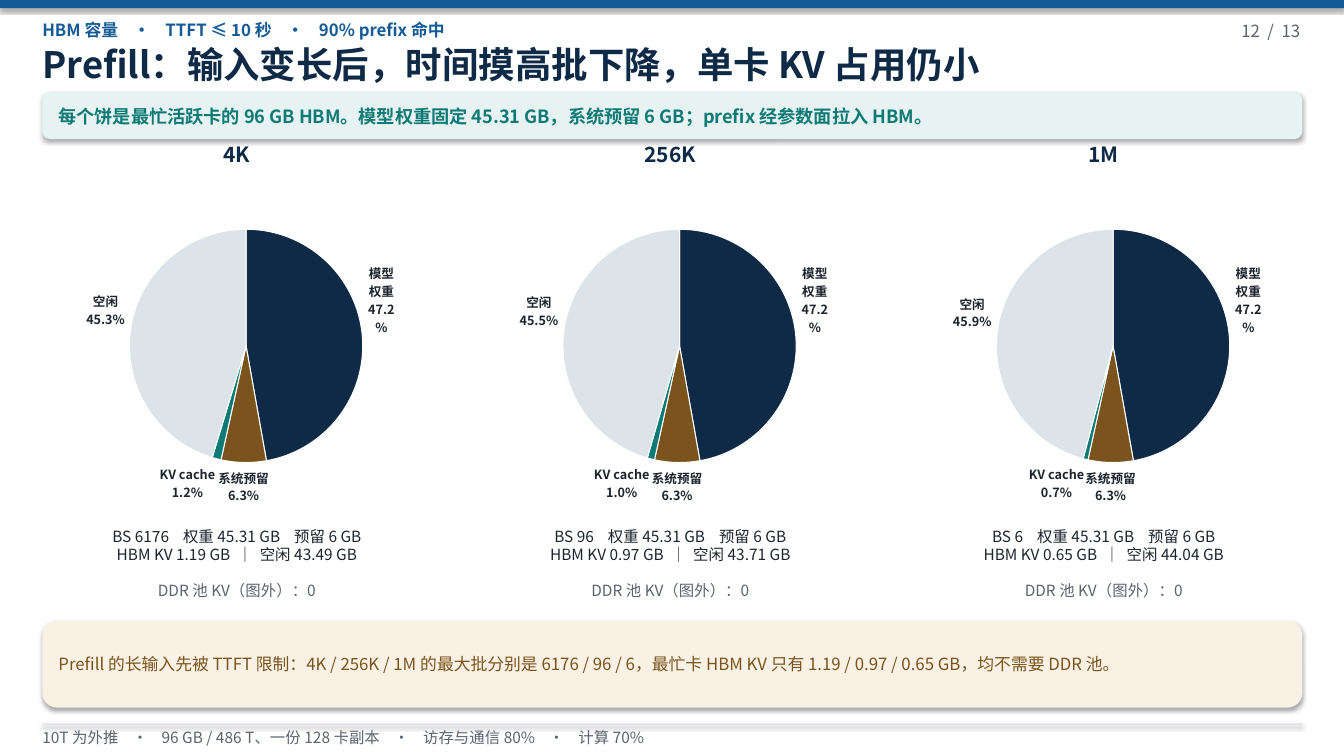
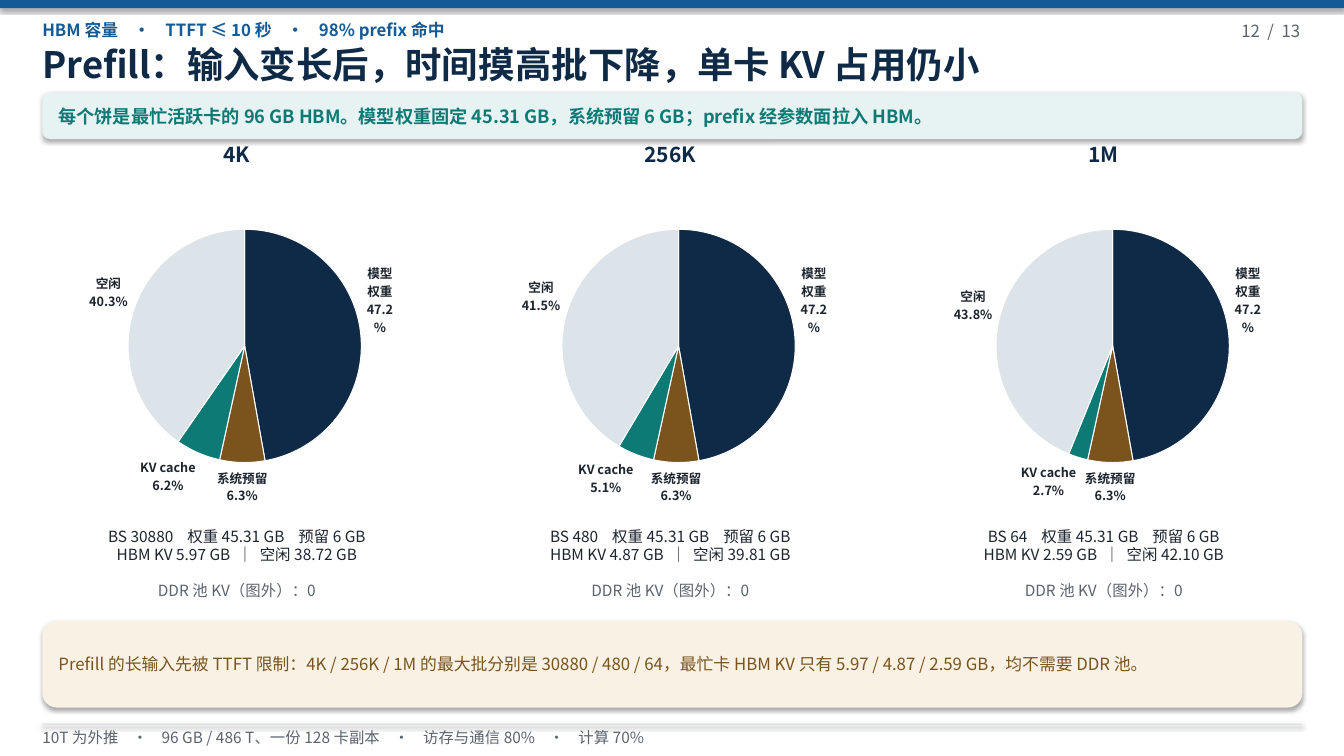
Before and after one commit to 69515164-rgb/UCL-MPComm, a slide deck: slide 12 of docs/deepseek-96g-slo.pptx. Drawn at 1344x756 pixels with LibreOffice and Linux fonts; fonts in the diff are those of the drawing. Boxes give left, top, right and bottom in pixels: in the first picture for what was removed or moved away, otherwise in the second. Text is boxed around its words. In the diff, an @@ line names an element or a change of style, - is before the commit and + after.

```diff
--- a/docs/deepseek-96g-slo.pptx
+++ b/docs/deepseek-96g-slo.pptx
@@ text at (x1=42, y1=21, x2=445, y2=40): text changed @@
-HBM 容量 · TTFT ≤ 10 秒 · 90% prefix 命中
+HBM 容量 · TTFT ≤ 10 秒 · 98% prefix 命中
@@ pie chart at (x1=42, y1=173, x2=432, y2=518) @@
@@ Series 1, KV cache: 1.2 to 6.2 @@
@@ Series 1, 空闲: 45.3 to 40.3 @@
@@ pie chart at (x1=476, y1=173, x2=865, y2=518) @@
@@ Series 1, KV cache: 1 to 5.1 @@
@@ Series 1, 空闲: 45.5 to 41.5 @@
@@ pie chart at (x1=909, y1=173, x2=1299, y2=518) @@
@@ Series 1, KV cache: 0.7 to 2.7 @@
@@ Series 1, 空闲: 45.9 to 43.8 @@
@@ text at (x1=108, y1=529, x2=366, y2=561): text changed @@
-BS 6176 权重 45.31 GB 预留 6 GB
-HBM KV 1.19 GB ｜ 空闲 43.49 GB
+BS 30880 权重 45.31 GB 预留 6 GB
+HBM KV 5.97 GB ｜ 空闲 38.72 GB
@@ text at (x1=550, y1=529, x2=791, y2=562): text changed @@
-BS 96 权重 45.31 GB 预留 6 GB
-HBM KV 0.97 GB ｜ 空闲 43.71 GB
+BS 480 权重 45.31 GB 预留 6 GB
+HBM KV 4.87 GB ｜ 空闲 39.81 GB
@@ text at (x1=984, y1=529, x2=1224, y2=561): text changed @@
-BS 6 权重 45.31 GB 预留 6 GB
-HBM KV 0.65 GB ｜ 空闲 44.04 GB
+BS 64 权重 45.31 GB 预留 6 GB
+HBM KV 2.59 GB ｜ 空闲 42.10 GB
@@ text at (x1=58, y1=656, x2=1148, y2=672): text changed @@
-Prefill 的长输入先被 TTFT 限制：4K / 256K / 1M 的最大批分别是 6176 / 96 / 6，最忙卡 HBM KV 只有 1.19 / 0.97 / 0.65 GB，均不需要 DDR 池。
+Prefill 的长输入先被 TTFT 限制：4K / 256K / 1M 的最大批分别是 30880 / 480 / 64，最忙卡 HBM KV 只有 5.97 / 4.87 / 2.59 GB，均不需要 DDR 池。
```
Also in this commit, not shown: 5 other slides changed, 1 other file.
